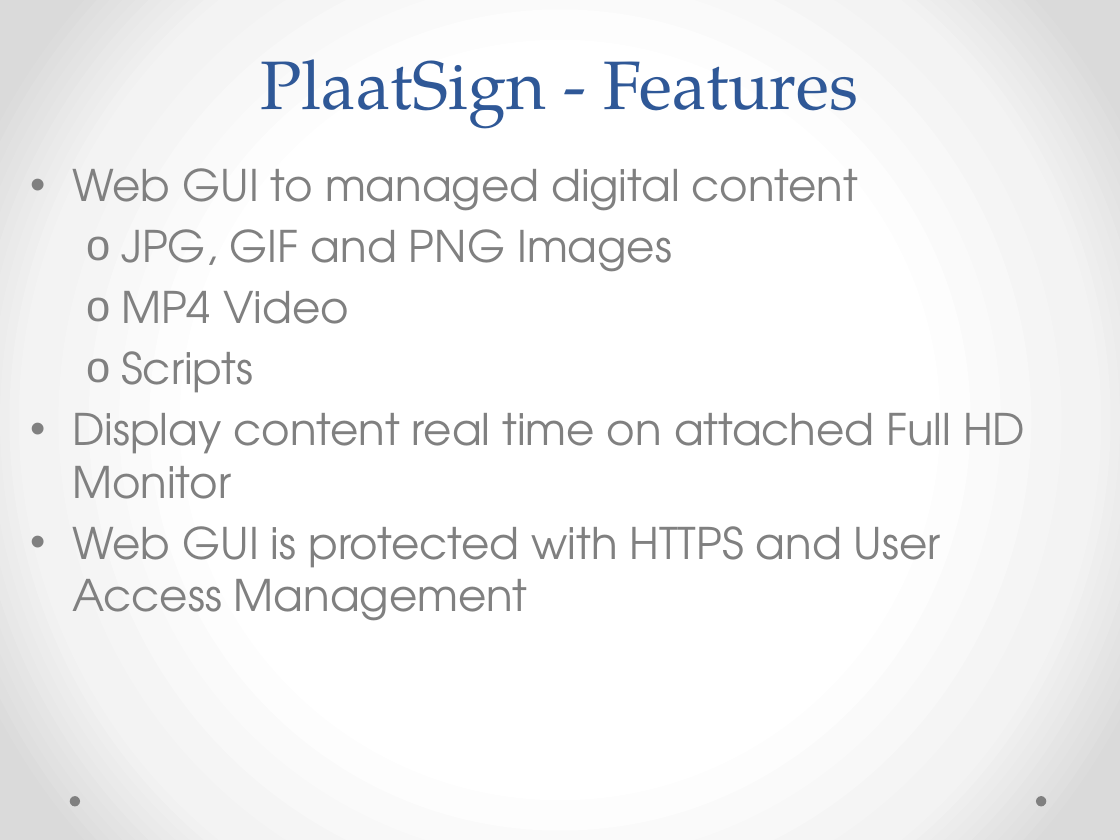
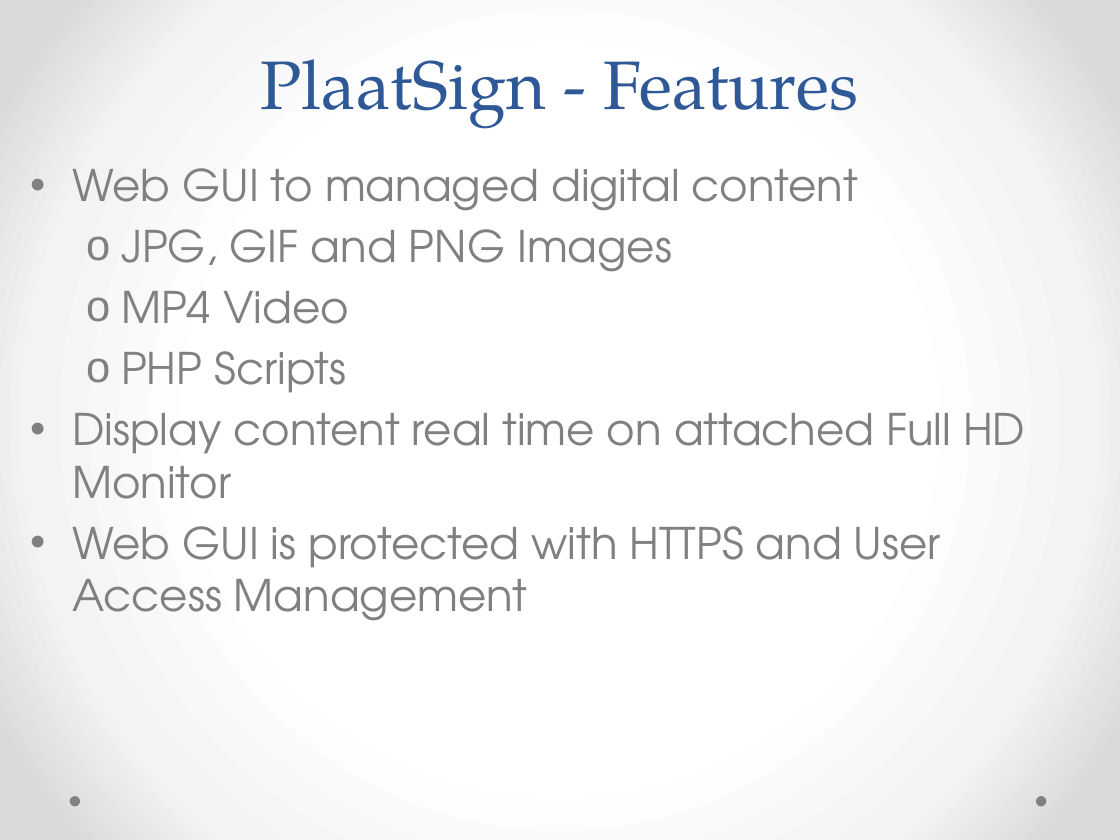
Before and after one commit to plaatsoft/plaatsign, a slide deck: slide 4 of doc/ppt/PlaatSign Design.pptx. Drawn at 1120x840 pixels with LibreOffice and Linux fonts; fonts in the diff are those of the drawing. Boxes give left, top, right and bottom in pixels: in the first picture for what was removed or moved away, otherwise in the second. Text is boxed around its words. In the diff, an @@ line names an element or a change of style, - is before the commit and + after.

```diff
--- a/doc/ppt/PlaatSign Design.pptx
+++ b/doc/ppt/PlaatSign Design.pptx
@@ text at [121,351,346,393]: text changed @@
-  o Scripts
+  o PHP Scripts
```
Also in this commit, not shown: 2 other slides changed, 2 slides added, 1 slide removed, 3 other files.
